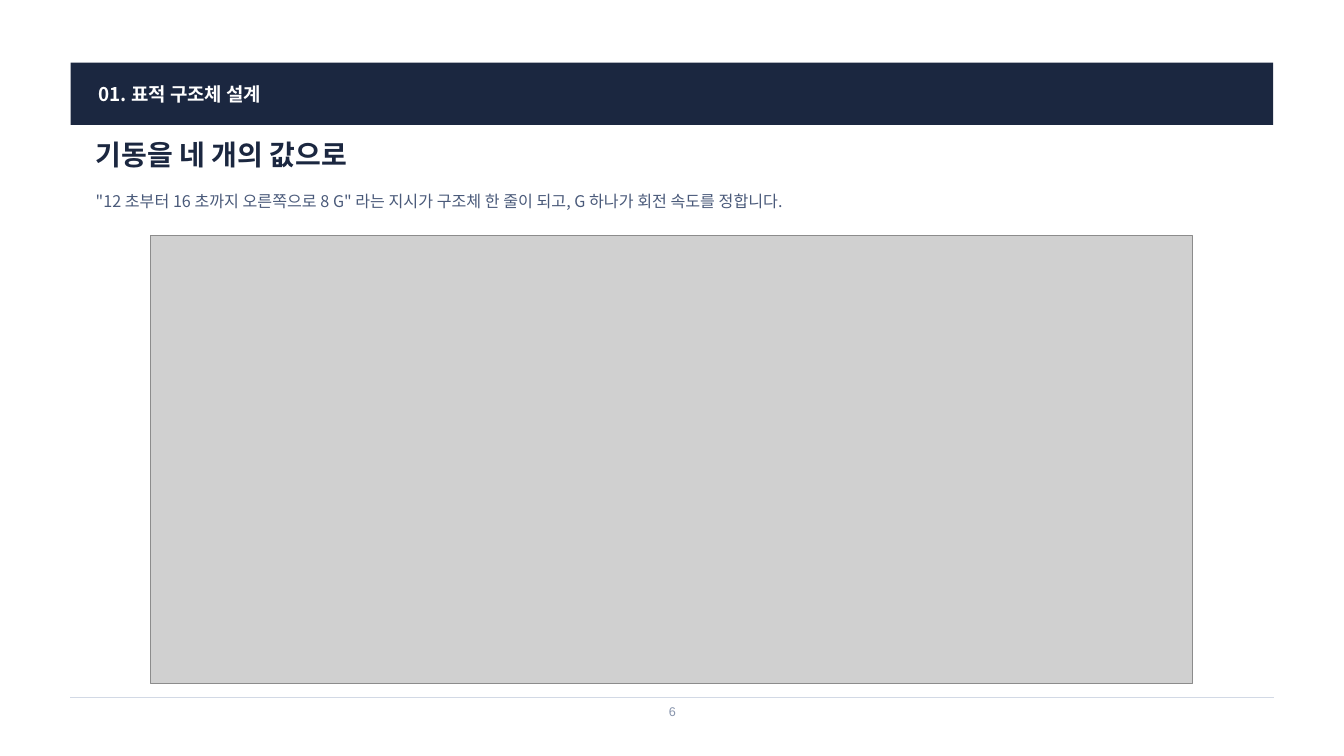
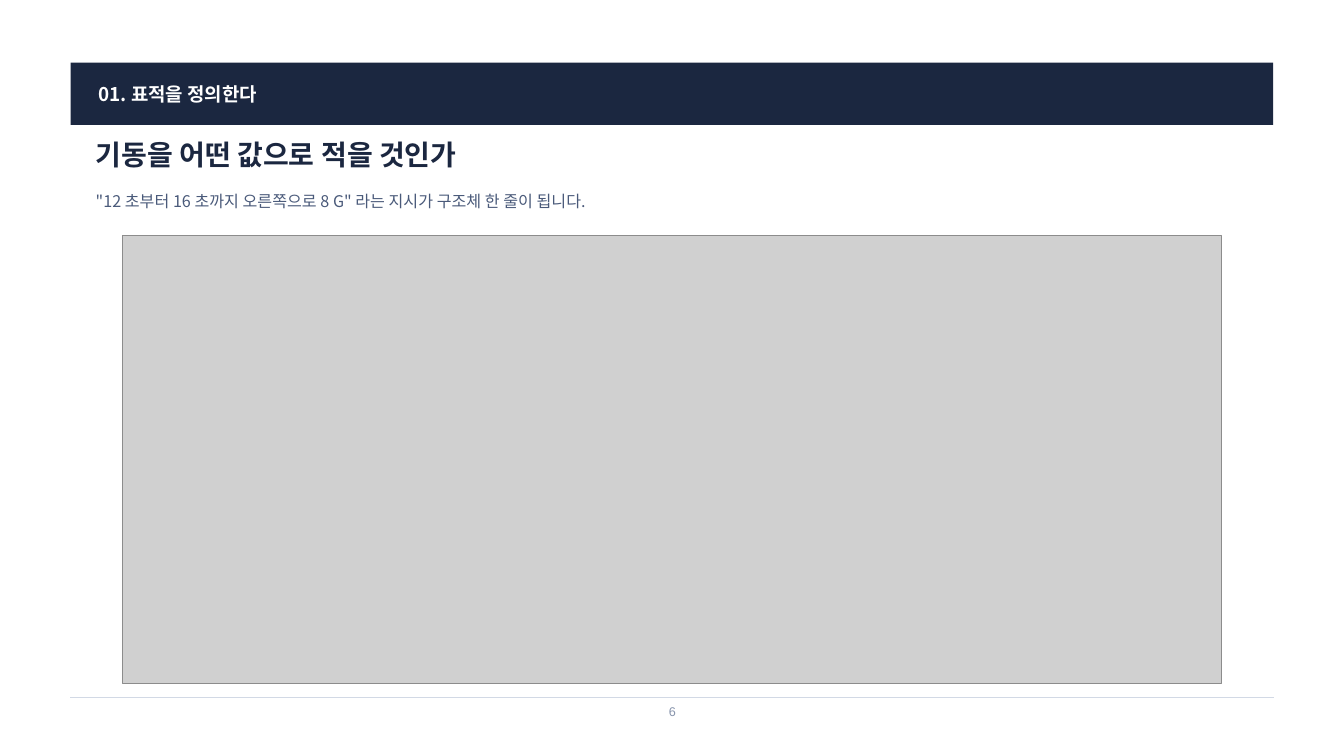
Before and after one commit to harley-hwan/radar-sw-study, a slide deck: slide 6 of Part3_TargetSim/ref/산출물/Chapter3_TargetSim.pptx. Drawn at 1344x756 pixels with LibreOffice and Linux fonts; fonts in the diff are those of the drawing; grey boxes stand for pictures. Boxes give left, top, right and bottom in pixels: in the first picture for what was removed or moved away, otherwise in the second. Text is boxed around its words. In the diff, an @@ line names an element or a change of style, - is before the commit and + after.

```diff
--- a/Part3_TargetSim/ref/산출물/Chapter3_TargetSim.pptx
+++ b/Part3_TargetSim/ref/산출물/Chapter3_TargetSim.pptx
@@ text at (99,85,256,103): text changed @@
-01. 표적 구조체 설계
+01. 표적을 정의한다
@@ text at (96,141,456,168): text changed @@
-기동을 네 개의 값으로
+기동을 어떤 값으로 적을 것인가
@@ text at (96,193,586,209): text changed @@
-"12 초부터 16 초까지 오른쪽으로 8 G" 라는 지시가 구조체 한 줄이 되고, G 하나가 회전 속도를 정합니다.
+"12 초부터 16 초까지 오른쪽으로 8 G" 라는 지시가 구조체 한 줄이 됩니다.
@@ picture: place and size @@
-picture at (150,236,1193,684)
+picture at (122,236,1222,684)
```
Also in this commit, not shown: 12 other slides changed, 4 slides added, 6 slides removed, 25 other files.
